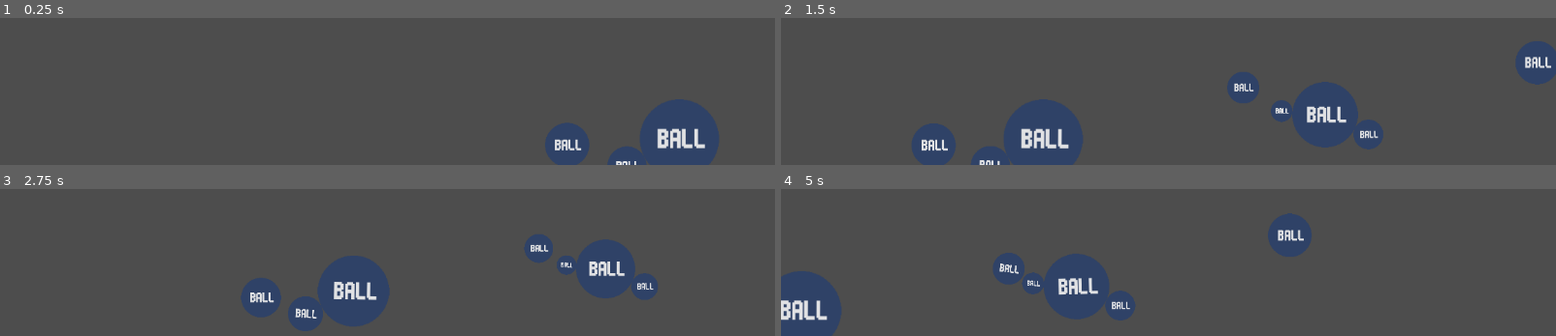
Above: before the commit, frames 1-4 (two rows, left to right).
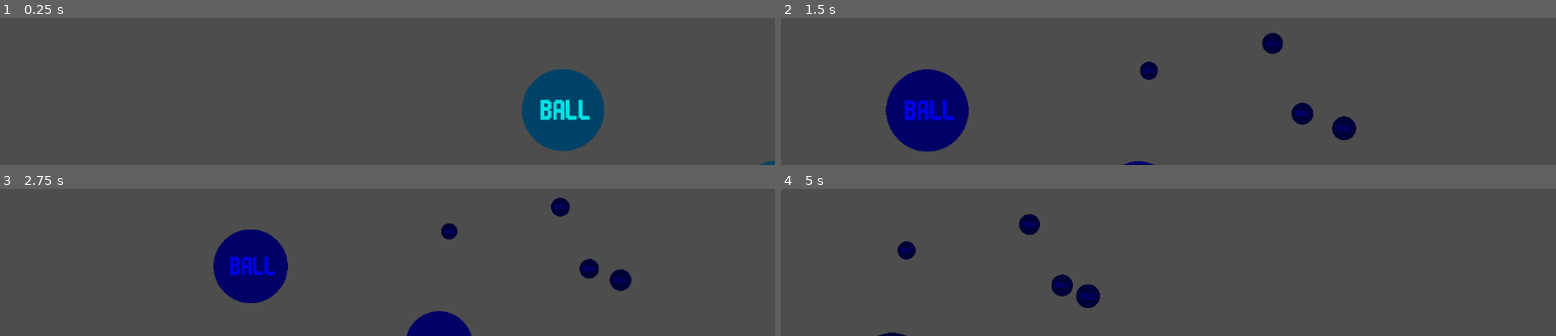
Above: after the commit, the same moments.

Repository: Serebr1k-code/cosmic-bodies-2d-simulator
Game: Godot game, scene res://main/main.tscn
The game is run twice, just before and just after one commit, with the same random seed, the same clock (stepped at 60 frames per second) and the same inputs.
Inputs (mouse positions are in pixels of both pictures, inside the frame that each line leads up to):
- Up to frame 1 (0.25 s): no input
- Up to frame 2 (1.5 s): tap Enter (ui_accept) at 0.5, 0.77 s; move the mouse to (outside the picture) at 0.52 s; hold Right (right) from 0.53 s (still down); tap Mouse wheel down (scroll_down) at 0.6 s; move the mouse to (outside the picture) at 1.27 s; tap Mouse wheel up (scroll_up) at 1.35 s
- Up to frame 3 (2.75 s): tap Enter (ui_accept) at 1.52 s; move the mouse to (outside the picture) at 2.02 s; release Right (right) at 2.03 s; hold A (left) from 2.03 s (still down); tap Mouse wheel down (scroll_down) at 2.1 s
- Up to frame 4 (5 s): move the mouse to (1129, 205) at 2.77 s; release A (left) at 2.78 s; hold Right (right) 2.78-4.28 s; tap Mouse wheel up (scroll_up) at 2.85, 4.35 s; tap Enter (ui_accept) at 3.02, 3.77, 4.52 s; move the mouse to (outside the picture) at 3.52 s; tap Mouse wheel down (scroll_down) at 3.6 s; move the mouse to (outside the picture) at 4.27 s; hold A (left) from 4.28 s (still down)

The runs differ from the first frame. In frame 1, 9.5% of the frame differs, in the area x 67-100%, y 34-100%; in frame 2, 16%, in the area x 13-100%, y 9-100%; in frame 3, 14%; in frame 4, 9.4%.

Commit message:
updated temperature system and now we have stars

Diff:
--- a/cosmic_body/cosmic_body.gd
+++ b/cosmic_body/cosmic_body.gd
@@ -15,10 +15,7 @@
 var specific_heat: float = 1000.0
 var emissivity: float = 0.9  # 0-1, how well it emits radiation
 var albedo: float = 0.3 # 0-1, how much light it reflects
-#only for planets:
-var atmosphere_thickness: float = 1.0  # 0-1, affects greenhouse effect
-var rotation_speed: float = 1.0
-var current_angle: float = 0.0
+var density: float
 
 func _ready() -> void:
 	$Sprite2D.scale = Vector2.ONE*mass
@@ -32,18 +29,17 @@
 	apply_central_impulse(vec)
 
 func update_visual():
-	pass
-	#if temperature < 100:
-		#color = Color.DARK_BLUE
-	#elif temperature < 200:
-		#color = Color.BLUE
-	#elif temperature < 273:
-		#color = Color.CYAN
-	#elif temperature < 300:
-		#color = Color.GREEN
-	#elif temperature < 500:
-		#color = Color.YELLOW
-	#elif temperature < 1000:
-		#color = Color.ORANGE
-	#else:
-		#color = Color.RED
+	if temperature < 100:
+		$Sprite2D.modulate = Color.DARK_BLUE
+	elif temperature < 200:
+		$Sprite2D.modulate = Color.BLUE
+	elif temperature < 273:
+		$Sprite2D.modulate = Color.CYAN
+	elif temperature < 300:
+		$Sprite2D.modulate = Color.GREEN
+	elif temperature < 500:
+		$Sprite2D.modulate = Color.YELLOW
+	elif temperature < 1000:
+		$Sprite2D.modulate = Color.ORANGE
+	else:
+		$Sprite2D.modulate = Color.RED
--- a/main/main.gd
+++ b/main/main.gd
@@ -11,6 +11,7 @@
 
 #vars
 var thermal_bodies: Array[Thermal_body] = []
+var star_bodies: Array[Star_body] = []
 
 func _ready() -> void:
 	var balls = []
@@ -18,6 +19,7 @@
 		balls.append(cosmic_body.instantiate())
 		balls[i].position = Vector2(randi_range(100, 1200), randi_range(100, 600))
 		balls[i].mass = randf()
+		balls[i].temperature = randi_range(50, 1050)
 		add_child(balls[i])
 
 func _process(delta: float) -> void:
@@ -39,12 +41,59 @@
 	return distance < radius * 2
 
 func handle_temperature(delta):
+	# First, calculate energy received by each body
 	var energy_received: Dictionary = {}
+
 	for body in thermal_bodies:
 		energy_received[body] = 0.0
+
+	# Calculate radiation from stars to all bodies
+	for star in star_bodies:
+		for body in thermal_bodies:
+			if body == star:
+				continue
+
+			var distance = star.global_position.distance_to(body.global_position)
+			if distance < 0.1:  # Avoid division by zero
+				continue
+
+			# Inverse square law for radiation
+			var radiation_power = star.get_radiation_power()
+			var received_power = radiation_power / (4.0 * PI * distance * distance)
+
+			# Account for body's albedo (reflection)
+			var absorbed_power = received_power * (1.0 - body.albedo)
+
+			# Greenhouse effect for planets
+			#if body is Planet:
+				#absorbed_power *= (1.0 + body.atmosphere_thickness * 0.1)
+
+			energy_received[body] += absorbed_power * delta
+
+	# Calculate mutual radiation between close bodies
+	for i in range(thermal_bodies.size()):
+		var body1 = thermal_bodies[i]
+
+		for j in range(i + 1, thermal_bodies.size()):
+			var body2 = thermal_bodies[j]
+
+			var distance = body1.global_position.distance_to(body2.global_position)
+			if distance < 50.0:  # Only consider close bodies
+				# Simple thermal radiation exchange
+				var area1 = PI * body1.CollisionShape.shape.radius **2
+				var area2 = PI * body2.CollisionShape.shape.radius **2
+
+				# Body1 radiates to Body2
+				var power1_to_2 = STEFAN_BOLTZMANN * body1.emissivity * area1 * pow(body1.temperature, 4)
+				energy_received[body2] += power1_to_2 * delta / (distance * distance)
+
+				# Body2 radiates to Body1
+				var power2_to_1 = STEFAN_BOLTZMANN * body2.emissivity * area2 * pow(body2.temperature, 4)
+				energy_received[body1] += power2_to_1 * delta / (distance * distance)
+
 	# Update temperatures
 	for body in thermal_bodies:
-		var area = PI * (body.CollisionShape.shape.radius**2)
+		var area = PI * body.CollisionShape.shape.radius **2
 
 		# Energy lost to space
 		var energy_lost = STEFAN_BOLTZMANN * body.emissivity * area * pow(body.temperature, 4) * delta
@@ -66,8 +115,12 @@
 func _on_child_entered_tree(node: Node) -> void:
 	if node is Thermal_body:
 		thermal_bodies.append(node)
+		if node is Star_body:
+			star_bodies.append(node)
 
 
 func _on_child_exiting_tree(node: Node) -> void:
 	if node is Thermal_body:
 		thermal_bodies.erase(node)
+		if node is Star_body:
+			star_bodies.append(node)
--- /dev/null
+++ b/star_body/star_body.gd
@@ -0,0 +1,13 @@
+extends Thermal_body
+
+class_name Star_body
+
+var luminosity: float = 1000.0  # Power output
+var core_temperature: float = 5778.0  # Kelvin
+
+func _ready() -> void:
+	temperature = 5778.0  # Солнечная температура
+	mass = 100000.0       # БОЛЬШАЯ масса
+	specific_heat = 100.0 # НИЗКАЯ теплоемкость (быстро реагируют)
+	emissivity = 1.0
+	albedo = 0.1
--- /dev/null
+++ b/star_body/star_body.tscn
@@ -0,0 +1,23 @@
+[gd_scene load_steps=5 format=3 uid="uid://co6h86rthora7"]
+
+[ext_resource type="Script" uid="uid://crnyd8ig2y485" path="res://star_body/star_body.gd" id="1_qtygq"]
+[ext_resource type="Texture2D" uid="uid://bxdqpenxwoec2" path="res://assets/thegratplanetballnigaball.png" id="2_8uah3"]
+
+[sub_resource type="PhysicsMaterial" id="PhysicsMaterial_hr0ax"]
+bounce = 0.25
+
+[sub_resource type="CircleShape2D" id="CircleShape2D_tnavn"]
+radius = 64.0
+
+[node name="StarBody" type="RigidBody2D" groups=["physics"]]
+physics_material_override = SubResource("PhysicsMaterial_hr0ax")
+gravity_scale = 0.0
+script = ExtResource("1_qtygq")
+
+[node name="Sprite2D" type="Sprite2D" parent="."]
+texture = ExtResource("2_8uah3")
+
+[node name="CollisionShape2D" type="CollisionShape2D" parent="."]
+shape = SubResource("CircleShape2D_tnavn")
+
+[connection signal="apply_impulse" from="." to="." method="_on_apply_impulse"]
Not shown, added: star_body/star_body.gd.uid
